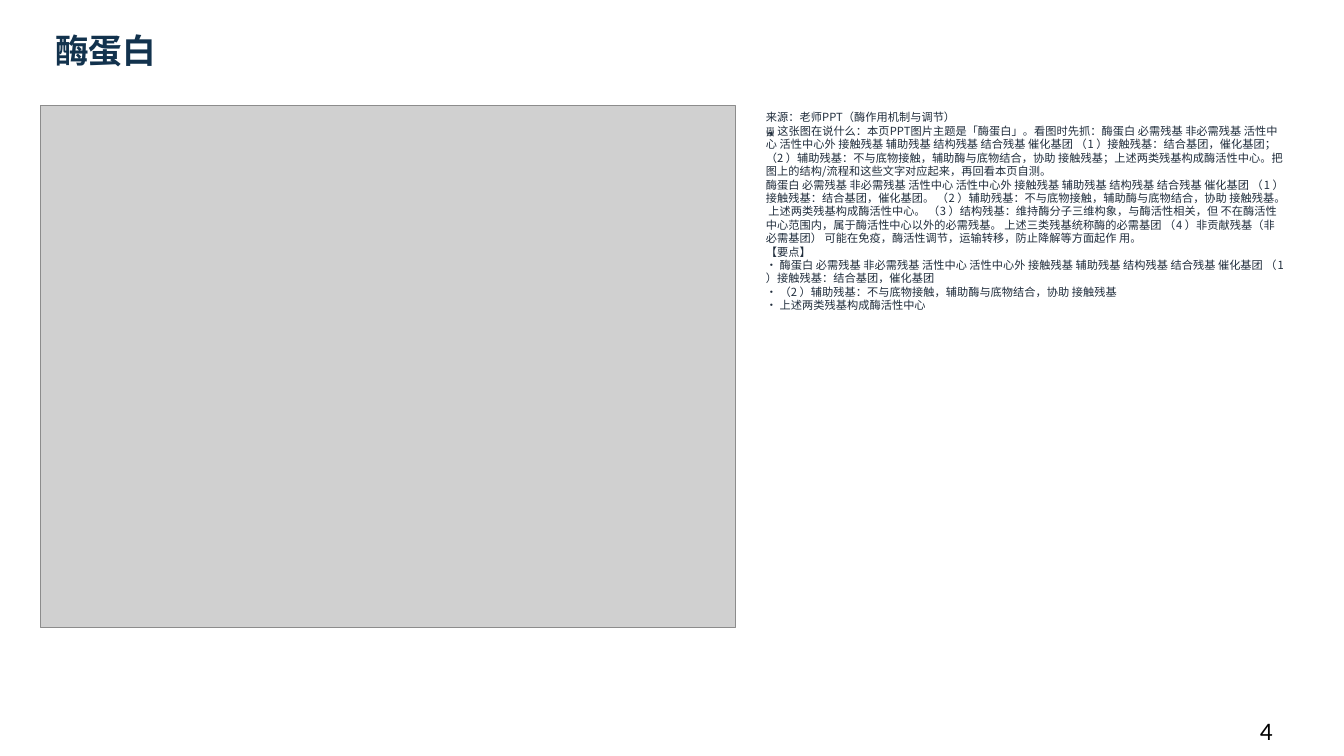
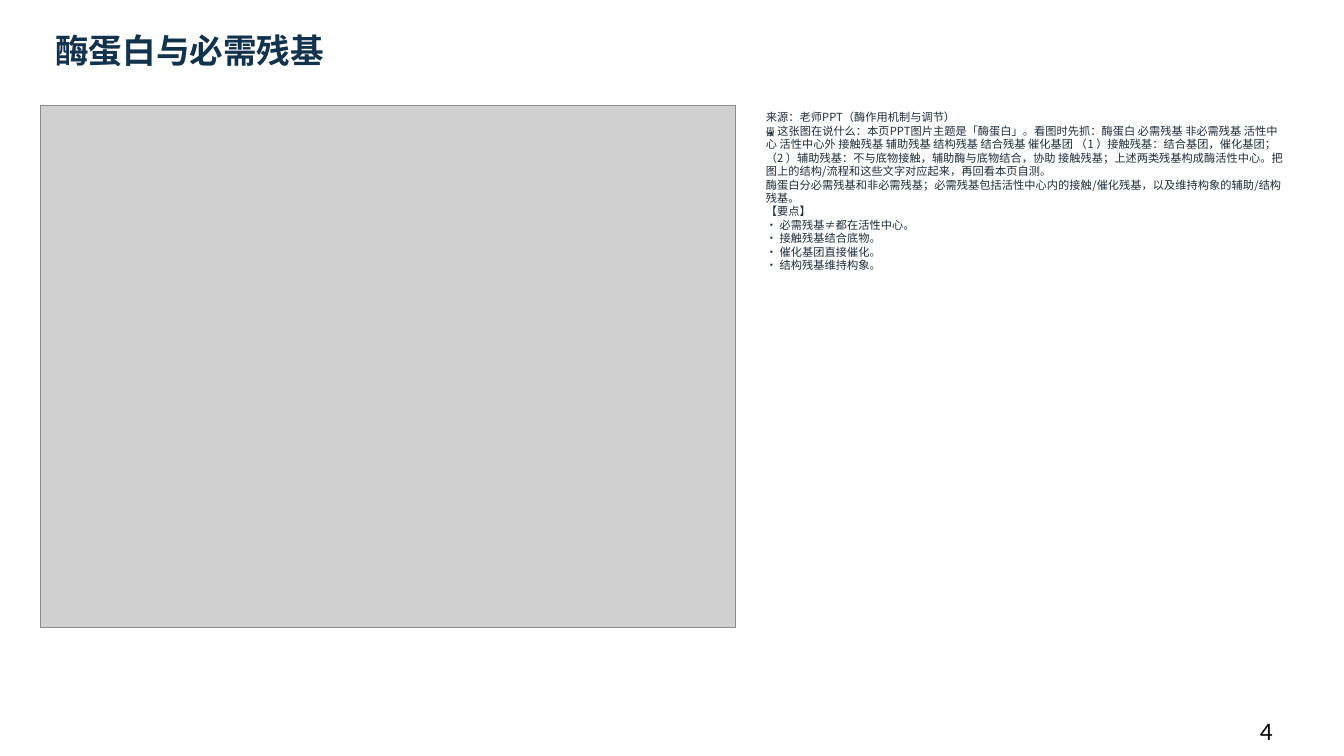
Before and after one commit to newkan-li/Biochemistry, a slide deck: slide 4 of downloads/bc08-ai-style.pptx. Drawn at 1344x756 pixels with LibreOffice and Linux fonts; fonts in the diff are those of the drawing; grey boxes stand for pictures. Boxes give left, top, right and bottom in pixels: in the first picture for what was removed or moved away, otherwise in the second. Text is boxed around its words. In the diff, an @@ line names an element or a change of style, - is before the commit and + after.

```diff
--- a/downloads/bc08-ai-style.pptx
+++ b/downloads/bc08-ai-style.pptx
@@ text at [55, 34, 324, 66]: text changed @@
-酶蛋白
+酶蛋白与必需残基
@@ text at [766, 111, 1283, 270]: text changed @@
-来源：老师PPT（酶作用机制与调节）
-🖼 这张图在说什么：本页PPT图片主题是「酶蛋白」。看图时先抓：酶蛋白 必需残基 非必需残基 活性中心 活性中心外 接触残基 辅助残基 结构残基 结合残基 催化基团 （1 ）接触残基：结合基团，催化基团；（2 ）辅助残基：不与底物接触，辅助酶与底物结合，协助 接触残基；上述两类残基构成酶活性中心。把图上的结构/流程和这些文字对应起来，再回看本页自测。
-酶蛋白 必需残基 非必需残基 活性中心 活性中心外 接触残基 辅助残基 结构残基 结合残基 催化基团 （1 ）接触残基：结合基团，催化基团。 （2 ）辅助残基：不与底物接触，辅助酶与底物结合，协助 接触残基。 上述两类残基构成酶活性中心。 （3 ）结构残基：维持酶分子三维构象，与酶活性相关，但 不在酶活性中心范围内，属于酶活性中心以外的必需残基。 上述三类残基统称酶的必需基团 （4 ）非贡献残基（非必需基团） 可能在免疫，酶活性调节，运输转移，防止降解等方面起作 用。
-【要点】
-• 酶蛋白 必需残基 非必需残基 活性中心 活性中心外 接触残基 辅助残基 结构残基 结合残基 催化基团 （1 ）接触残基：结合基团，催化基团
-• （2 ）辅助残基：不与底物接触，辅助酶与底物结合，协助 接触残基
-• 上述两类残基构成酶活性中心
+来源：老师PPT（酶作用机制与调节）
+🖼 这张图在说什么：本页PPT图片主题是「酶蛋白」。看图时先抓：酶蛋白 必需残基 非必需残基 活性中心 活性中心外 接触残基 辅助残基 结构残基 结合残基 催化基团 （1 ）接触残基：结合基团，催化基团；（2 ）辅助残基：不与底物接触，辅助酶与底物结合，协助 接触残基；上述两类残基构成酶活性中心。把图上的结构/流程和这些文字对应起来，再回看本页自测。
+酶蛋白分必需残基和非必需残基；必需残基包括活性中心内的接触/催化残基，以及维持构象的辅助/结构残基。
+【要点】
+• 必需残基≠都在活性中心。
+• 接触残基结合底物。
+• 催化基团直接催化。
+• 结构残基维持构象。
```
Also in this commit, not shown: 41 other slides changed, 5 other files.
